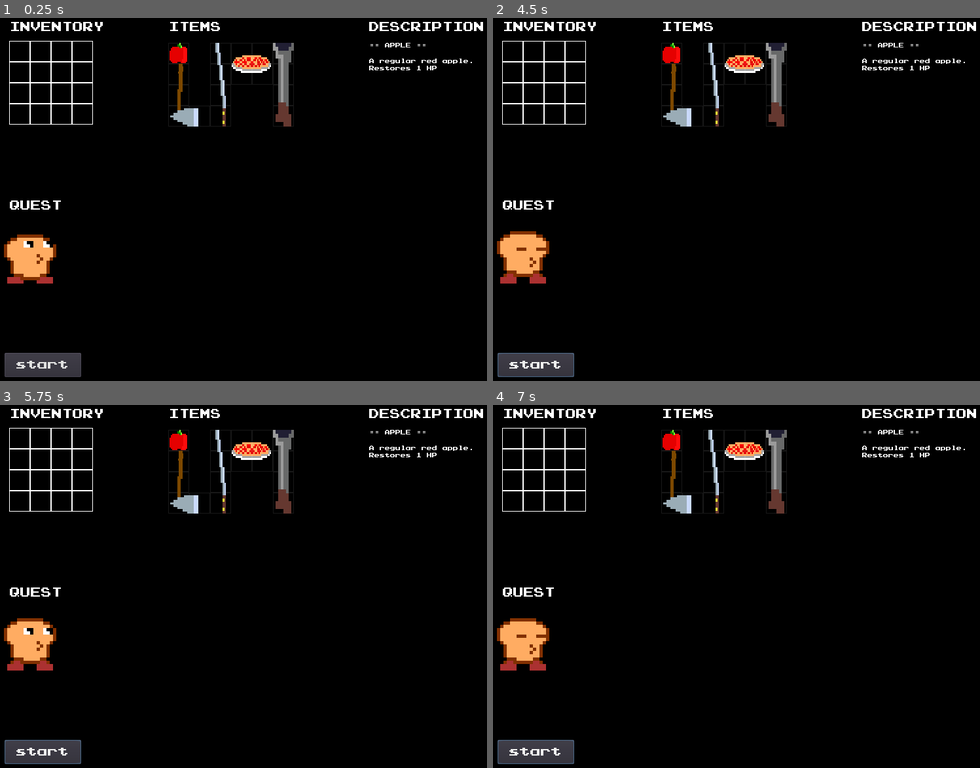
Above: before the commit, frames 1-4 (two rows, left to right).
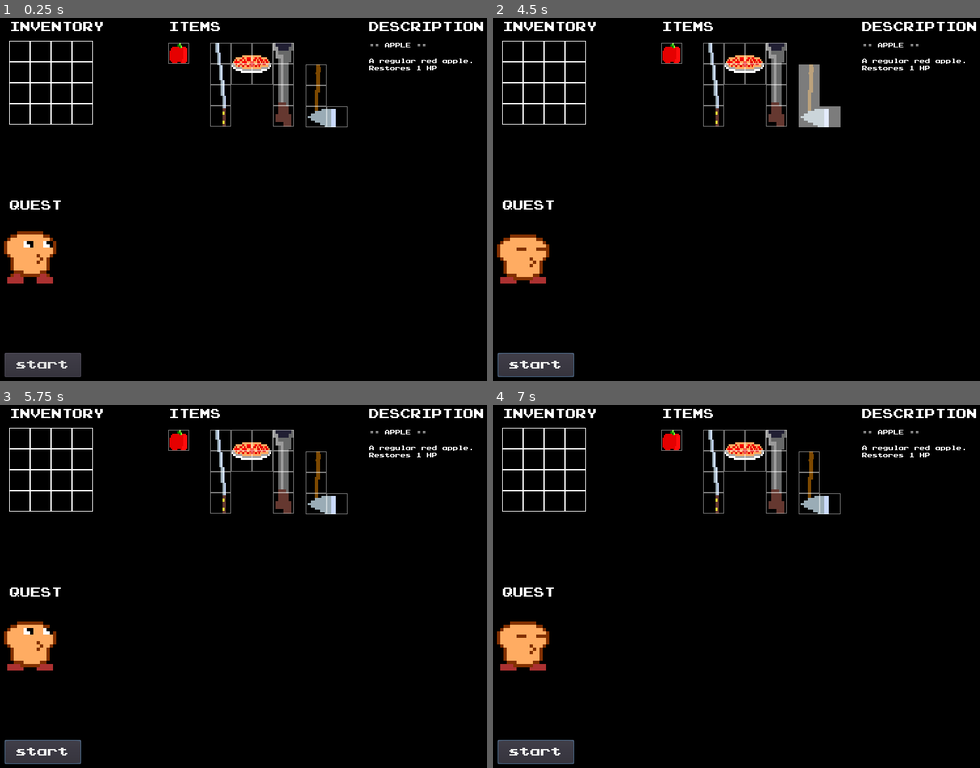
Above: after the commit, the same moments.

Repository: mcerdeira/inventory
Game: Godot game, scene res://scenes/Main.tscn
Two runs of this game, one before a commit and one after it. Both use one fixed random seed, a clock stepped at 60 frames per second and the inputs below.
Inputs (mouse positions are in pixels of both pictures, inside the frame that each line leads up to):
- Up to frame 1 (0.25 s): no input
- Up to frame 2 (4.5 s): click "start" at 0.5 s; click "start" at 1.25 s; click "start" at 2 s; move the mouse to (867, 192) at 2.77 s; click (867, 192) at 2.92 s; drag from (648, 232) to (726, 290) at 3.52 s; tap Enter at 4.25 s; move the mouse to (804, 123) at 4.27 s; click (804, 123) at 4.42 s
- Up to frame 3 (5.75 s): drag from (233, 677) to (102, 539) at 5.02 s
- Up to frame 4 (7 s): move the mouse to (906, 655) at 5.77 s; click (906, 655) at 5.92 s; drag from (595, 539) to (673, 499) at 6.52 s

The runs differ from the first frame. In frame 1, 1.5% of the frame differs, in the area x 0-72%, y 6-73%; in frame 2, 2.1%; in frame 3, 1.5%; in frame 4, 1.5%.

Commit message:
Primera version de tetris trucha

Diff:
--- /dev/null
+++ b/src/scenes/Area2D.gd
@@ -0,0 +1,4 @@
+extends Area2D
+
+func _ready():
+	add_to_group("other_item")
--- /dev/null
+++ b/src/scenes/InventoryArea.gd
@@ -0,0 +1,4 @@
+extends Area2D
+
+func _ready():
+	add_to_group("inventory")
--- a/src/scenes/ItemI.gd
+++ b/src/scenes/ItemI.gd
@@ -1,4 +1,73 @@
 extends Node2D
 export var sprite : Texture
+var original_pos = null
+var in_inventory = false
+var in_invalid = false
+
 func _ready():
+	original_pos = position
 	$Sprite.texture = sprite
+
+func _physics_process(delta):
+	if Global.dragging_obj == self:
+		var list = $Area2D.get_overlapping_areas()
+		var pre_in_invalid = in_invalid
+		in_inventory = false
+		in_invalid = false
+		for l in list:
+			if l.is_in_group("inventory"):
+				in_inventory = true
+
+			if is_in_invalid_area_drop(l):
+				in_invalid = true
+
+		if in_inventory and in_invalid:
+			for _i in self.get_children():
+					if _i.is_in_group("item_slots"):
+						_i.invalid_event()
+
+		if !in_inventory or (in_inventory and !in_invalid and pre_in_invalid):
+			for _i in self.get_children():
+					if _i.is_in_group("item_slots"):
+						_i.select_event()
+
+func _unhandled_input(event):
+	if Global.dragging_obj == self and event is InputEventMouseMotion:
+		position = event.position
+
+func _on_Area2D_input_event(viewport, event, shape_idx):
+	if event is InputEventMouseButton and event.pressed:
+		if event.button_index == BUTTON_LEFT:
+			if Global.dragging_obj == null:
+				for _i in self.get_children():
+					if _i.is_in_group("item_slots"):
+						_i.select_event()
+				Global.dragging_obj = self
+			elif Global.dragging_obj == self:
+				if !in_inventory:
+					Global.dragging_obj = null
+					position = original_pos
+					rotation_degrees = 0
+					for _i in self.get_children():
+						if _i.is_in_group("item_slots"):
+							_i.unselect_event()
+				elif in_inventory and in_invalid:
+					pass
+				else:
+					Global.dragging_obj = null
+					for _i in self.get_children():
+						if _i.is_in_group("item_slots"):
+							_i.unselect_event()
+
+
+		elif Global.dragging_obj == self and event.button_index == BUTTON_RIGHT:
+			rotation_degrees += 90
+
+func is_in_invalid_area_drop(area):
+	return (area.is_in_group("outsiders") or area.is_in_group("other_item"))
+
+func _on_Area2D_area_entered(area):
+	pass
+
+func _on_Area2D_area_exited(area):
+	pass
--- a/src/scenes/ItemI.tscn
+++ b/src/scenes/ItemI.tscn
@@ -1,11 +1,18 @@
-[gd_scene load_steps=4 format=2]
+[gd_scene load_steps=6 format=2]
 
 [ext_resource path="res://scenes/ItemSlot.tscn" type="PackedScene" id=1]
 [ext_resource path="res://sprites/katana_spr_0.png" type="Texture" id=2]
 [ext_resource path="res://scenes/ItemI.gd" type="Script" id=3]
+[ext_resource path="res://scenes/Area2D.gd" type="Script" id=4]
+
+[sub_resource type="RectangleShape2D" id=1]
+extents = Vector2( 15, 64 )
 
 [node name="ItemI" type="Node2D"]
 script = ExtResource( 3 )
+
+[node name="Sprite" type="Sprite" parent="."]
+texture = ExtResource( 2 )
 
 [node name="ItemSlot" parent="." instance=ExtResource( 1 )]
 position = Vector2( 0, -48 )
@@ -19,5 +26,12 @@
 [node name="ItemSlot4" parent="." instance=ExtResource( 1 )]
 position = Vector2( 0, 48 )
 
-[node name="Sprite" type="Sprite" parent="."]
-texture = ExtResource( 2 )
+[node name="Area2D" type="Area2D" parent="."]
+script = ExtResource( 4 )
+
+[node name="CollisionShape2D" type="CollisionShape2D" parent="Area2D"]
+shape = SubResource( 1 )
+
+[connection signal="area_entered" from="Area2D" to="." method="_on_Area2D_area_entered"]
+[connection signal="area_exited" from="Area2D" to="." method="_on_Area2D_area_exited"]
+[connection signal="input_event" from="Area2D" to="." method="_on_Area2D_input_event"]
--- a/src/scenes/ItemL.tscn
+++ b/src/scenes/ItemL.tscn
@@ -1,9 +1,22 @@
-[gd_scene load_steps=3 format=2]
+[gd_scene load_steps=7 format=2]
 
 [ext_resource path="res://scenes/ItemSlot.tscn" type="PackedScene" id=1]
 [ext_resource path="res://sprites/axe_spr_0.png" type="Texture" id=2]
+[ext_resource path="res://scenes/ItemI.gd" type="Script" id=3]
+[ext_resource path="res://scenes/Area2D.gd" type="Script" id=4]
+
+[sub_resource type="RectangleShape2D" id=1]
+extents = Vector2( 15.5, 47 )
+
+[sub_resource type="RectangleShape2D" id=2]
+extents = Vector2( 22, 16 )
 
 [node name="ItemL" type="Node2D"]
+script = ExtResource( 3 )
+
+[node name="Sprite" type="Sprite" parent="."]
+position = Vector2( 16, 0 )
+texture = ExtResource( 2 )
 
 [node name="ItemSlot" parent="." instance=ExtResource( 1 )]
 position = Vector2( 0, -32 )
@@ -16,6 +29,17 @@
 [node name="ItemSlot4" parent="." instance=ExtResource( 1 )]
 position = Vector2( 32, 32 )
 
-[node name="Sprite" type="Sprite" parent="."]
-position = Vector2( 16, 0 )
-texture = ExtResource( 2 )
+[node name="Area2D" type="Area2D" parent="."]
+script = ExtResource( 4 )
+
+[node name="collider" type="CollisionShape2D" parent="Area2D"]
+position = Vector2( 0.5, 0 )
+shape = SubResource( 1 )
+
+[node name="collider2" type="CollisionShape2D" parent="Area2D"]
+position = Vector2( 26, 32 )
+shape = SubResource( 2 )
+
+[connection signal="area_entered" from="Area2D" to="." method="_on_Area2D_area_entered"]
+[connection signal="area_exited" from="Area2D" to="." method="_on_Area2D_area_exited"]
+[connection signal="input_event" from="Area2D" to="." method="_on_Area2D_input_event"]
--- a/src/scenes/ItemO.tscn
+++ b/src/scenes/ItemO.tscn
@@ -1,9 +1,15 @@
-[gd_scene load_steps=3 format=2]
+[gd_scene load_steps=6 format=2]
 
 [ext_resource path="res://scenes/ItemSlot.tscn" type="PackedScene" id=1]
 [ext_resource path="res://sprites/apple_pie_spr_0.png" type="Texture" id=2]
+[ext_resource path="res://scenes/ItemI.gd" type="Script" id=3]
+[ext_resource path="res://scenes/Area2D.gd" type="Script" id=4]
+
+[sub_resource type="RectangleShape2D" id=1]
+extents = Vector2( 32, 32 )
 
 [node name="ItemO" type="Node2D"]
+script = ExtResource( 3 )
 
 [node name="Sprite" type="Sprite" parent="."]
 position = Vector2( 1.90735e-06, 1.90735e-06 )
@@ -20,3 +26,13 @@
 
 [node name="ItemSlot4" parent="." instance=ExtResource( 1 )]
 position = Vector2( 16, 16 )
+
+[node name="Area2D" type="Area2D" parent="."]
+script = ExtResource( 4 )
+
+[node name="CollisionShape2D" type="CollisionShape2D" parent="Area2D"]
+shape = SubResource( 1 )
+
+[connection signal="area_entered" from="Area2D" to="." method="_on_Area2D_area_entered"]
+[connection signal="area_exited" from="Area2D" to="." method="_on_Area2D_area_exited"]
+[connection signal="input_event" from="Area2D" to="." method="_on_Area2D_input_event"]
--- a/src/scenes/ItemSingle.tscn
+++ b/src/scenes/ItemSingle.tscn
@@ -1,11 +1,28 @@
-[gd_scene load_steps=3 format=2]
+[gd_scene load_steps=6 format=2]
 
 [ext_resource path="res://scenes/ItemSlot.tscn" type="PackedScene" id=1]
 [ext_resource path="res://sprites/apple_spr_0.png" type="Texture" id=2]
+[ext_resource path="res://scenes/ItemI.gd" type="Script" id=3]
+[ext_resource path="res://scenes/Area2D.gd" type="Script" id=4]
+
+[sub_resource type="RectangleShape2D" id=1]
+extents = Vector2( 15, 15.5 )
 
 [node name="ItemSingle" type="Node2D"]
+script = ExtResource( 3 )
 
 [node name="Sprite" type="Sprite" parent="."]
 texture = ExtResource( 2 )
 
 [node name="ItemSlot" parent="." instance=ExtResource( 1 )]
+
+[node name="Area2D" type="Area2D" parent="."]
+script = ExtResource( 4 )
+
+[node name="CollisionShape2D" type="CollisionShape2D" parent="Area2D"]
+position = Vector2( 0, 0.5 )
+shape = SubResource( 1 )
+
+[connection signal="area_entered" from="Area2D" to="." method="_on_Area2D_area_entered"]
+[connection signal="area_exited" from="Area2D" to="." method="_on_Area2D_area_exited"]
+[connection signal="input_event" from="Area2D" to="." method="_on_Area2D_input_event"]
--- /dev/null
+++ b/src/scenes/ItemSlot.gd
@@ -0,0 +1,13 @@
+extends Node2D
+
+func _ready():
+	add_to_group("item_slots")
+
+func select_event():
+	$Slot1.animation = "selected"
+
+func unselect_event():
+	$Slot1.animation = "default"
+
+func invalid_event():
+	$Slot1.animation = "invalid"
--- a/src/scenes/ItemSlot.tscn
+++ b/src/scenes/ItemSlot.tscn
@@ -1,9 +1,39 @@
-[gd_scene load_steps=2 format=2]
+[gd_scene load_steps=7 format=2]
 
 [ext_resource path="res://sprites/slot1.png" type="Texture" id=1]
+[ext_resource path="res://sprites/slot0.png" type="Texture" id=2]
+[ext_resource path="res://scenes/ItemSlot.gd" type="Script" id=3]
+[ext_resource path="res://sprites/slot2.png" type="Texture" id=4]
+
+[sub_resource type="SpriteFrames" id=2]
+animations = [ {
+"frames": [ ExtResource( 1 ) ],
+"loop": true,
+"name": "default",
+"speed": 5.0
+}, {
+"frames": [ ExtResource( 4 ) ],
+"loop": true,
+"name": "invalid",
+"speed": 5.0
+}, {
+"frames": [ ExtResource( 2 ) ],
+"loop": true,
+"name": "selected",
+"speed": 5.0
+} ]
+
+[sub_resource type="RectangleShape2D" id=1]
+extents = Vector2( 16, 16 )
 
 [node name="ItemSlot" type="Node2D"]
+modulate = Color( 1, 1, 1, 0.490196 )
+script = ExtResource( 3 )
 
-[node name="Slot1" type="Sprite" parent="."]
-self_modulate = Color( 1, 1, 1, 0.0980392 )
-texture = ExtResource( 1 )
+[node name="Slot1" type="AnimatedSprite" parent="."]
+frames = SubResource( 2 )
+
+[node name="area" type="Area2D" parent="."]
+
+[node name="CollisionShape2D" type="CollisionShape2D" parent="area"]
+shape = SubResource( 1 )
--- a/src/scenes/Main.tscn
+++ b/src/scenes/Main.tscn
@@ -12,6 +12,11 @@
 [ext_resource path="res://scenes/ItemO.tscn" type="PackedScene" id=10]
 [ext_resource path="res://scenes/ItemI.tscn" type="PackedScene" id=11]
 [ext_resource path="res://sprites/gun_spr_0.png" type="Texture" id=12]
+[ext_resource path="res://sprites/apple_spr_0.png" type="Texture" id=13]
+[ext_resource path="res://sprites/axe_spr_0.png" type="Texture" id=14]
+[ext_resource path="res://sprites/apple_pie_spr_0.png" type="Texture" id=15]
+[ext_resource path="res://scenes/OutSide.gd" type="Script" id=16]
+[ext_resource path="res://scenes/InventoryArea.gd" type="Script" id=17]
 
 [sub_resource type="DynamicFont" id=1]
 font_data = ExtResource( 1 )
@@ -48,88 +53,104 @@
 size = 8
 font_data = ExtResource( 1 )
 
+[sub_resource type="RectangleShape2D" id=9]
+extents = Vector2( 113.5, 10 )
+
+[sub_resource type="RectangleShape2D" id=10]
+extents = Vector2( 96.25, 10 )
+
+[sub_resource type="RectangleShape2D" id=11]
+extents = Vector2( 27.5, 92 )
+
+[sub_resource type="RectangleShape2D" id=12]
+extents = Vector2( 30.5, 86.5 )
+
+[sub_resource type="RectangleShape2D" id=13]
+extents = Vector2( 64, 64 )
+
 [node name="Main" type="Node2D"]
 
-[node name="Inventory" type="Node2D" parent="."]
-position = Vector2( 19, 11 )
-
-[node name="Slot" parent="Inventory" instance=ExtResource( 2 )]
-position = Vector2( 15, 45 )
-
-[node name="Slot2" parent="Inventory" instance=ExtResource( 2 )]
-position = Vector2( 47, 45 )
-
-[node name="Slot3" parent="Inventory" instance=ExtResource( 2 )]
-position = Vector2( 79, 45 )
-
-[node name="Slot4" parent="Inventory" instance=ExtResource( 2 )]
-position = Vector2( 111, 45 )
-
-[node name="Slot5" parent="Inventory" instance=ExtResource( 2 )]
-position = Vector2( 15, 77 )
-
-[node name="Slot6" parent="Inventory" instance=ExtResource( 2 )]
-position = Vector2( 47, 77 )
-
-[node name="Slot7" parent="Inventory" instance=ExtResource( 2 )]
-position = Vector2( 79, 77 )
-
-[node name="Slot8" parent="Inventory" instance=ExtResource( 2 )]
-position = Vector2( 111, 77 )
-
-[node name="Slot9" parent="Inventory" instance=ExtResource( 2 )]
-position = Vector2( 15, 109 )
-
-[node name="Slot10" parent="Inventory" instance=ExtResource( 2 )]
-position = Vector2( 47, 109 )
-
-[node name="Slot11" parent="Inventory" instance=ExtResource( 2 )]
-position = Vector2( 79, 109 )
-
-[node name="Slot12" parent="Inventory" instance=ExtResource( 2 )]
-position = Vector2( 111, 109 )
-
-[node name="Slot13" parent="Inventory" instance=ExtResource( 2 )]
-position = Vector2( 15, 141 )
-
-[node name="Slot14" parent="Inventory" instance=ExtResource( 2 )]
-position = Vector2( 47, 141 )
-
-[node name="Slot15" parent="Inventory" instance=ExtResource( 2 )]
-position = Vector2( 79, 141 )
-
-[node name="Slot16" parent="Inventory" instance=ExtResource( 2 )]
-position = Vector2( 111, 141 )
-
-[node name="lbl_title" type="Label" parent="Inventory"]
-margin_right = 40.0
-margin_bottom = 14.0
+[node name="Slot" parent="." instance=ExtResource( 2 )]
+position = Vector2( 34, 56 )
+
+[node name="Slot2" parent="." instance=ExtResource( 2 )]
+position = Vector2( 66, 56 )
+
+[node name="Slot3" parent="." instance=ExtResource( 2 )]
+position = Vector2( 98, 56 )
+
+[node name="Slot4" parent="." instance=ExtResource( 2 )]
+position = Vector2( 130, 56 )
+
+[node name="Slot5" parent="." instance=ExtResource( 2 )]
+position = Vector2( 34, 88 )
+
+[node name="Slot6" parent="." instance=ExtResource( 2 )]
+position = Vector2( 66, 88 )
+
+[node name="Slot7" parent="." instance=ExtResource( 2 )]
+position = Vector2( 98, 88 )
+
+[node name="Slot8" parent="." instance=ExtResource( 2 )]
+position = Vector2( 130, 88 )
+
+[node name="Slot9" parent="." instance=ExtResource( 2 )]
+position = Vector2( 34, 120 )
+
+[node name="Slot10" parent="." instance=ExtResource( 2 )]
+position = Vector2( 66, 120 )
+
+[node name="Slot11" parent="." instance=ExtResource( 2 )]
+position = Vector2( 98, 120 )
+
+[node name="Slot12" parent="." instance=ExtResource( 2 )]
+position = Vector2( 130, 120 )
+
+[node name="Slot13" parent="." instance=ExtResource( 2 )]
+position = Vector2( 34, 152 )
+
+[node name="Slot14" parent="." instance=ExtResource( 2 )]
+position = Vector2( 66, 152 )
+
+[node name="Slot15" parent="." instance=ExtResource( 2 )]
+position = Vector2( 98, 152 )
+
+[node name="Slot16" parent="." instance=ExtResource( 2 )]
+position = Vector2( 130, 152 )
+
+[node name="lbl_title2" type="Label" parent="."]
+margin_left = 19.0
+margin_top = 11.0
+margin_right = 163.0
+margin_bottom = 27.0
 custom_fonts/font = SubResource( 1 )
 text = "INVENTORY"
 
-[node name="Items" type="Node2D" parent="."]
-position = Vector2( 262, 11 )
-
-[node name="ItemSingle" parent="Items" instance=ExtResource( 3 )]
-position = Vector2( 15, 48 )
-
-[node name="ItemL" parent="Items" instance=ExtResource( 5 )]
-position = Vector2( 15, 112 )
-
-[node name="ItemI" parent="Items" instance=ExtResource( 11 )]
-position = Vector2( 79, 96 )
+[node name="ItemSingle" parent="." instance=ExtResource( 3 )]
+position = Vector2( 277, 59 )
+sprite = ExtResource( 13 )
+
+[node name="ItemL" parent="." instance=ExtResource( 5 )]
+position = Vector2( 487, 124 )
+sprite = ExtResource( 14 )
+
+[node name="ItemI" parent="." instance=ExtResource( 11 )]
+position = Vector2( 341, 107 )
 sprite = ExtResource( 4 )
 
-[node name="ItemI2" parent="Items" instance=ExtResource( 11 )]
-position = Vector2( 175, 96 )
+[node name="ItemI2" parent="." instance=ExtResource( 11 )]
+position = Vector2( 437, 107 )
 sprite = ExtResource( 12 )
 
-[node name="ItemO" parent="Items" instance=ExtResource( 10 )]
-position = Vector2( 127, 64 )
-
-[node name="lbl_title" type="Label" parent="Items"]
-margin_right = 40.0
-margin_bottom = 14.0
+[node name="ItemO" parent="." instance=ExtResource( 10 )]
+position = Vector2( 389, 75 )
+sprite = ExtResource( 15 )
+
+[node name="lbl_title" type="Label" parent="."]
+margin_left = 262.0
+margin_top = 11.0
+margin_right = 342.0
+margin_bottom = 27.0
 custom_fonts/font = SubResource( 3 )
 text = "ITEMS"
 
@@ -156,6 +177,7 @@
 
 [node name="player" type="AnimatedSprite" parent="Quest/player"]
 frames = SubResource( 5 )
+frame = 1
 playing = true
 
 [node name="eyes" type="AnimatedSprite" parent="Quest/player"]
@@ -188,3 +210,30 @@
 text = "A regular red apple.
 Restores 1 HP"
 autowrap = true
+
+[node name="OutSide" type="Area2D" parent="."]
+position = Vector2( 68, 30 )
+script = ExtResource( 16 )
+
+[node name="CollisionShape2D" type="CollisionShape2D" parent="OutSide"]
+position = Vector2( 24.5, -15 )
+shape = SubResource( 9 )
+
+[node name="CollisionShape2D2" type="CollisionShape2D" parent="OutSide"]
+position = Vector2( 20.75, 168 )
+shape = SubResource( 10 )
+
+[node name="CollisionShape2D3" type="CollisionShape2D" parent="OutSide"]
+position = Vector2( 130, 72 )
+shape = SubResource( 11 )
+
+[node name="CollisionShape2D4" type="CollisionShape2D" parent="OutSide"]
+position = Vector2( -105, 76 )
+shape = SubResource( 12 )
+
+[node name="InventoryArea" type="Area2D" parent="."]
+script = ExtResource( 17 )
+
+[node name="CollisionShape2D" type="CollisionShape2D" parent="InventoryArea"]
+position = Vector2( 82, 104 )
+shape = SubResource( 13 )
--- /dev/null
+++ b/src/scenes/OutSide.gd
@@ -0,0 +1,4 @@
+extends Area2D
+
+func _ready():
+	add_to_group("outsiders")
--- /dev/null
+++ b/src/scenes/OutSide.tscn
@@ -0,0 +1,14 @@
+[gd_scene load_steps=3 format=2]
+
+[ext_resource path="res://scenes/OutSide.gd" type="Script" id=1]
+
+[sub_resource type="RectangleShape2D" id=9]
+extents = Vector2( 66.5, 10 )
+
+[node name="OutSide" type="Area2D"]
+position = Vector2( 68, 30 )
+script = ExtResource( 1 )
+
+[node name="CollisionShape2D" type="CollisionShape2D" parent="."]
+position = Vector2( 15.5, 0 )
+shape = SubResource( 9 )
--- /dev/null
+++ b/src/scenes/Slot.gd
@@ -0,0 +1,22 @@
+extends Area2D
+var occ = false
+
+func _physics_process(delta):
+	occ = false
+	var list = get_overlapping_areas()
+	for l in list:
+		if l.is_in_group("other_item"):
+			occ = true
+			break
+
+	var slot = get_parent().get_node("Slot1")
+	if occ:
+		slot.animation = "occuppied"
+	else:
+		slot.animation = "default"
+
+func _on_area_area_entered(area):
+	pass
+
+func _on_area_area_exited(area):
+	pass
--- a/src/scenes/Slot.tscn
+++ b/src/scenes/Slot.tscn
@@ -1,8 +1,35 @@
-[gd_scene load_steps=2 format=2]
+[gd_scene load_steps=6 format=2]
 
 [ext_resource path="res://sprites/slot1.png" type="Texture" id=1]
+[ext_resource path="res://scenes/Slot.gd" type="Script" id=2]
+[ext_resource path="res://sprites/slot3.png" type="Texture" id=3]
+
+[sub_resource type="SpriteFrames" id=2]
+animations = [ {
+"frames": [ ExtResource( 1 ) ],
+"loop": true,
+"name": "default",
+"speed": 5.0
+}, {
+"frames": [ ExtResource( 3 ) ],
+"loop": true,
+"name": "occuppied",
+"speed": 5.0
+} ]
+
+[sub_resource type="RectangleShape2D" id=1]
+extents = Vector2( 15, 15 )
 
 [node name="Slot" type="Node2D"]
 
-[node name="Slot1" type="Sprite" parent="."]
-texture = ExtResource( 1 )
+[node name="Slot1" type="AnimatedSprite" parent="."]
+frames = SubResource( 2 )
+
+[node name="area" type="Area2D" parent="."]
+script = ExtResource( 2 )
+
+[node name="collider" type="CollisionShape2D" parent="area"]
+shape = SubResource( 1 )
+
+[connection signal="area_entered" from="area" to="." method="_on_area_area_entered"]
+[connection signal="area_exited" from="area" to="." method="_on_area_area_exited"]
--- a/src/scripts/Global.gd
+++ b/src/scripts/Global.gd
@@ -1,16 +1,2 @@
 extends Node
-
-
-# Declare member variables here. Examples:
-# var a = 2
-# var b = "text"
-
-
-# Called when the node enters the scene tree for the first time.
-func _ready():
-	pass # Replace with function body.
-
-
-# Called every frame. 'delta' is the elapsed time since the previous frame.
-#func _process(delta):
-#	pass
+var dragging_obj = null
Not shown, removed: src/art_vault/audio/bubbles_snd.wav.import
Not shown: 1 places in src/scenes/Main.tscn that only renumber resources
Binary file added: src/sprites/slot0.png
Not shown, added: src/sprites/slot0.png.import
Binary file added: src/sprites/slot2.png
Not shown, added: src/sprites/slot2.png.import
Binary file added: src/sprites/slot3.png
Not shown, added: src/sprites/slot3.png.import
Not shown, changed: src/art_vault/audio/bubbles_snd.wav
